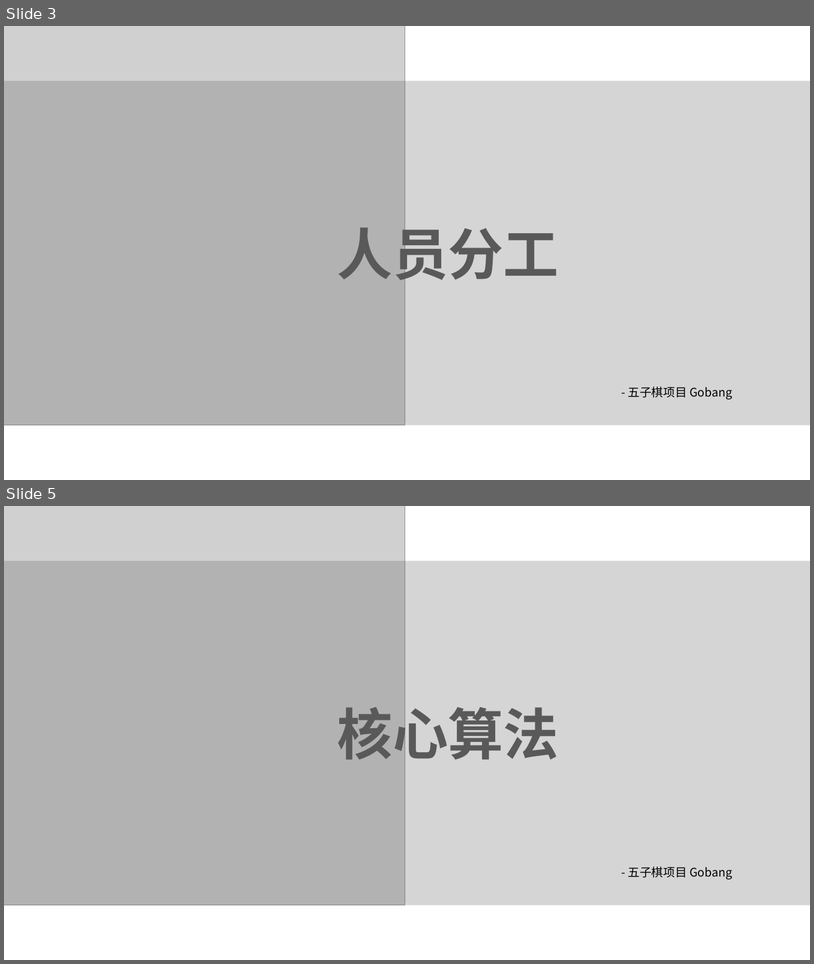
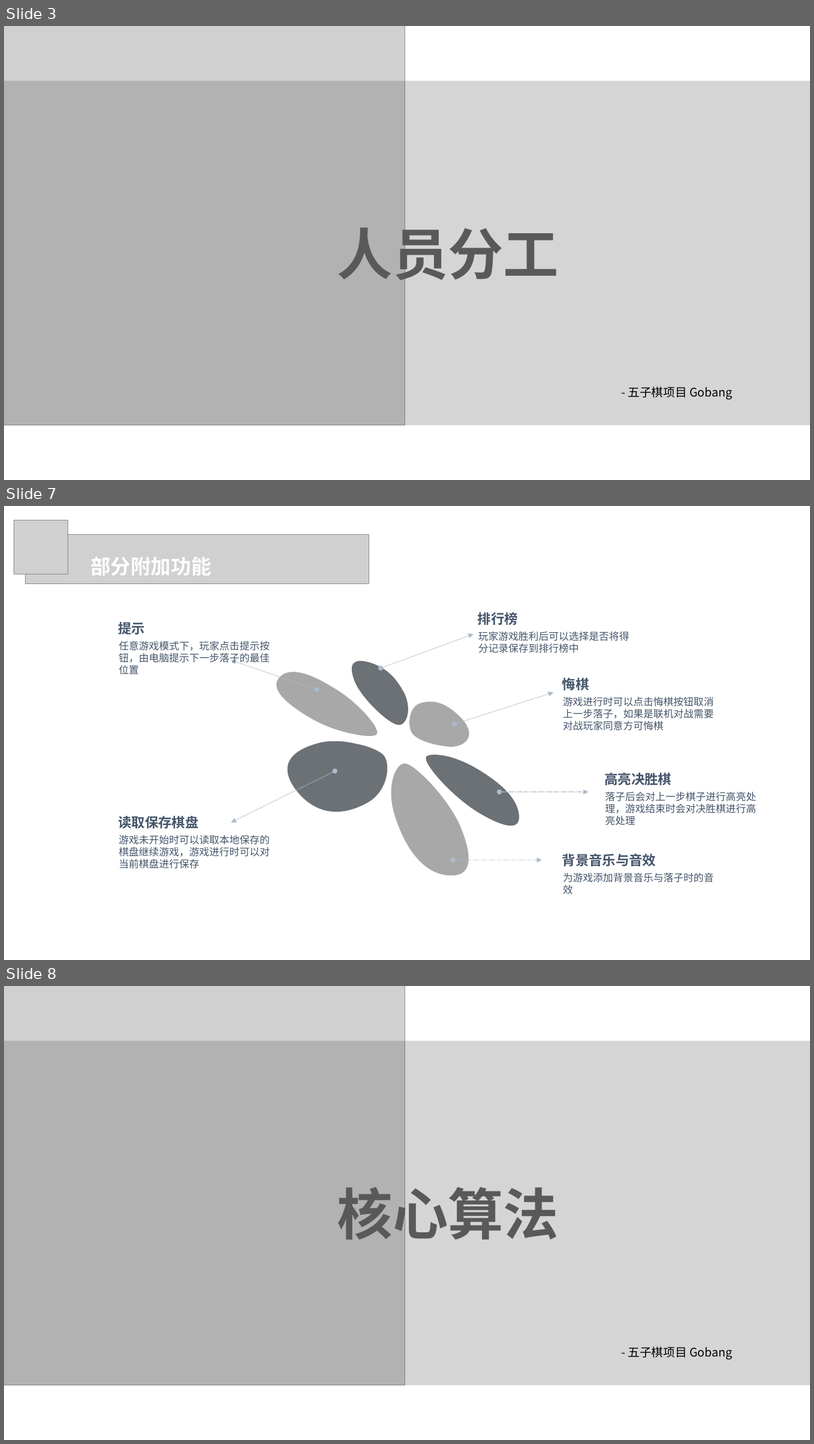
Before and after one commit to IPCHIFUNG/Gobang, a slide deck: doc/五子棋项目演示PPT.pptx. Shown one above the other, each under a label of ours: slides 3 and 5 before the commit, slides 3, 7 and 8 after it; the slides between them are not shown. The pictures are 814x964 and 814x1444 pixels, drawn with LibreOffice and Linux fonts; fonts in the diff are those of the drawing; grey boxes stand for pictures. Boxes give left, top, right and bottom in pixels: in the first picture for what was removed or moved away, otherwise in the second. Text is boxed around its words. In the diff, an @@ line names an element or a change of style, - is before the commit and + after.

Commit message:
功能概述

```diff
--- a/doc/五子棋项目演示PPT.pptx
+++ b/doc/五子棋项目演示PPT.pptx
@@ slide 7 added at [4,506,810,960], background #FFFFFF @@
@@ picture added at [14,520,68,574] @@
@@ picture added at [25,534,369,584] @@
@@ text added at [90,557,212,576], 24 pt, text #FFFFFF, bold @@
+部分附加功能
@@ text added at [478,612,518,625], 16 pt, text #445469, bold @@
+排行榜
@@ text added at [119,622,146,634], 16 pt, text #445469, bold @@
+提示
@@ text added at [479,631,630,653], 12 pt, text #445469 @@
+玩家游戏胜利后可以选择是否将得分记录保存到排行榜中
@@ text added at [119,641,270,675], 12 pt, text #445469 @@
+任意游戏模式下，玩家点击提示按钮，由电脑提示下一步落子的最佳位置
@@ double arrow added from (381, 668) to (474, 634), #ADBACA 1 pt dashed @@
@@ double arrow added from (317, 690) to (231, 660), #ADBACA 1 pt dashed @@
@@ freeform shape added at [270,667,380,736], fill #A8A8A8 @@
@@ freeform shape added at [348,658,413,727], fill #6C7176 @@
@@ text added at [563,678,590,690], 16 pt, text #445469, bold @@
+悔棋
@@ freeform shape added at [408,699,473,748], fill #A8A8A8 @@
@@ double arrow added from (455, 724) to (554, 693), #ADBACA 1 pt dashed @@
@@ text added at [563,697,714,730], 12 pt, text #445469 @@
+游戏进行时可以点击悔棋按钮取消上一步落子，如果是联机对战需要对战玩家同意方可悔棋
@@ freeform shape added at [279,739,392,817], fill #6C7176 @@
@@ freeform shape added at [425,754,521,831], fill #6C7176 @@
@@ double arrow added from (335, 771) to (231, 822), #ADBACA 1 pt dashed @@
@@ freeform shape added at [386,761,474,877], fill #A8A8A8 @@
@@ text added at [605,772,672,785], 16 pt, text #445469, bold @@
+高亮决胜棋
@@ double arrow added from (500, 792) to (589, 792), #ADBACA 1 pt dashed @@
@@ text added at [605,792,756,825], 12 pt, text #445469 @@
+落子后会对上一步棋子进行高亮处理，游戏结束时会对决胜棋进行高亮处理
@@ text added at [119,816,199,828], 16 pt, text #445469, bold @@
+读取保存棋盘
@@ text added at [119,835,270,868], 12 pt, text #445469 @@
+游戏未开始时可以读取本地保存的棋盘继续游戏，游戏进行时可以对当前棋盘进行保存
@@ double arrow added from (453, 860) to (542, 860), #ADBACA 1 pt dashed @@
@@ text added at [563,853,656,866], 16 pt, text #445469, bold @@
+背景音乐与音效
@@ text added at [563,873,714,894], 12 pt, text #445469 @@
+为游戏添加背景音乐与落子时的音效
@@ what was slide 5 is now slide 8 @@
```
Also in this commit, not shown: 1 slide changed, 2 other slides added, 1 other file.
